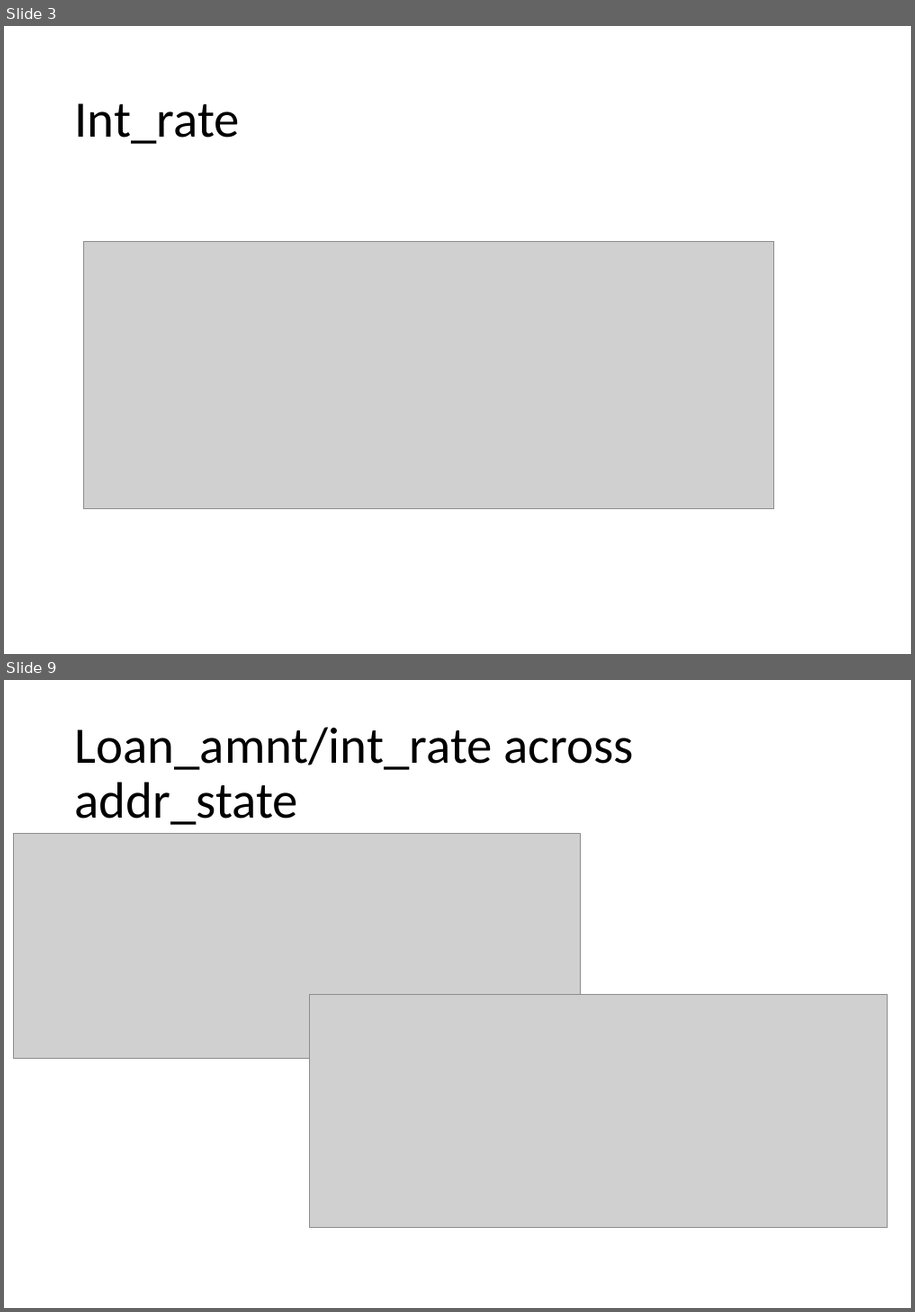
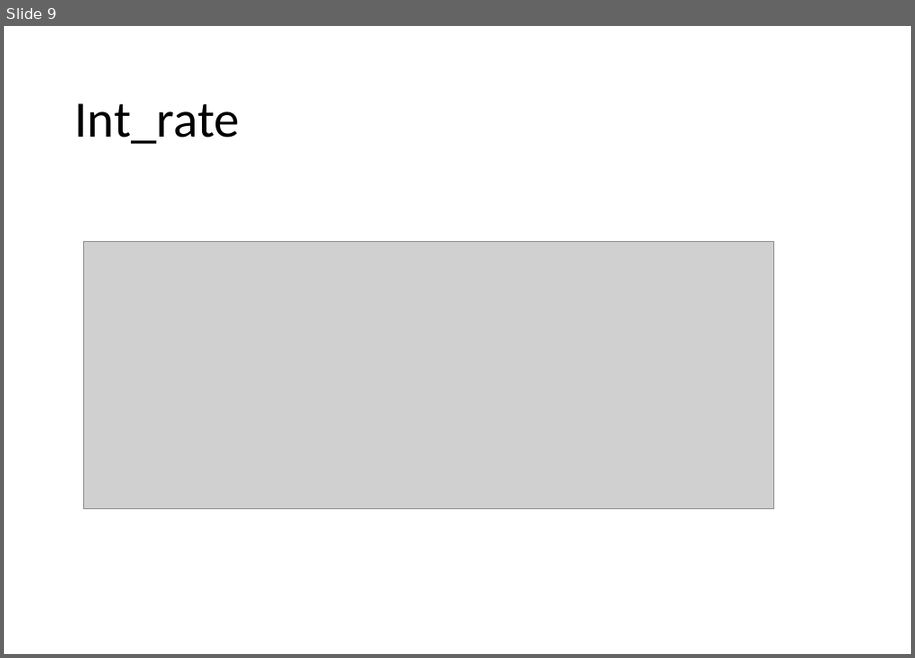
Before and after one commit to krishnajiraoh/upGrad_lending_club_case_study, a slide deck: Insights.pptx. Shown one above the other, each under a label of ours: slides 3 and 9 before the commit, slide 9 after it; the slides between them are not shown. The pictures are 915x1312 and 915x658 pixels, drawn with LibreOffice and Linux fonts; fonts in the diff are those of the drawing; grey boxes stand for pictures. Boxes give left, top, right and bottom in pixels: in the first picture for what was removed or moved away, otherwise in the second. Text is boxed around its words. In the diff, an @@ line names an element or a change of style, - is before the commit and + after.

```diff
--- a/Insights.pptx
+++ b/Insights.pptx
@@ slide 9 removed at (4, 680, 911, 1308), background #FFFFFF @@
@@ title removed at (75, 727, 635, 825) @@
-Loan_amnt/int_rate across addr_state
@@ picture removed at (13, 833, 580, 1059) @@
@@ picture removed at (309, 994, 888, 1228) @@
@@ what was slide 3 is now slide 9 @@
```
Also in this commit, not shown: 5 slides changed, 2 slides added, 2 other slides removed.
